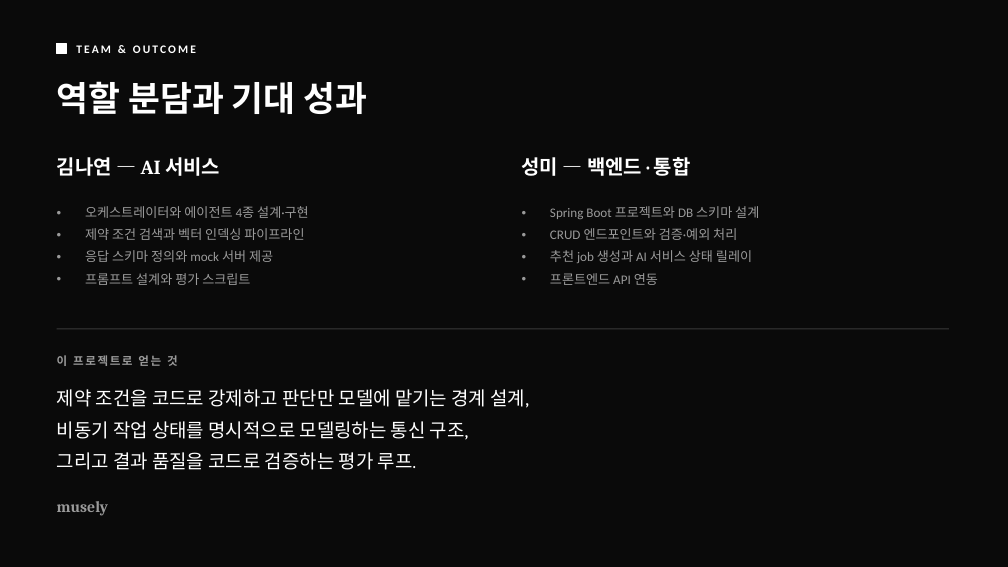
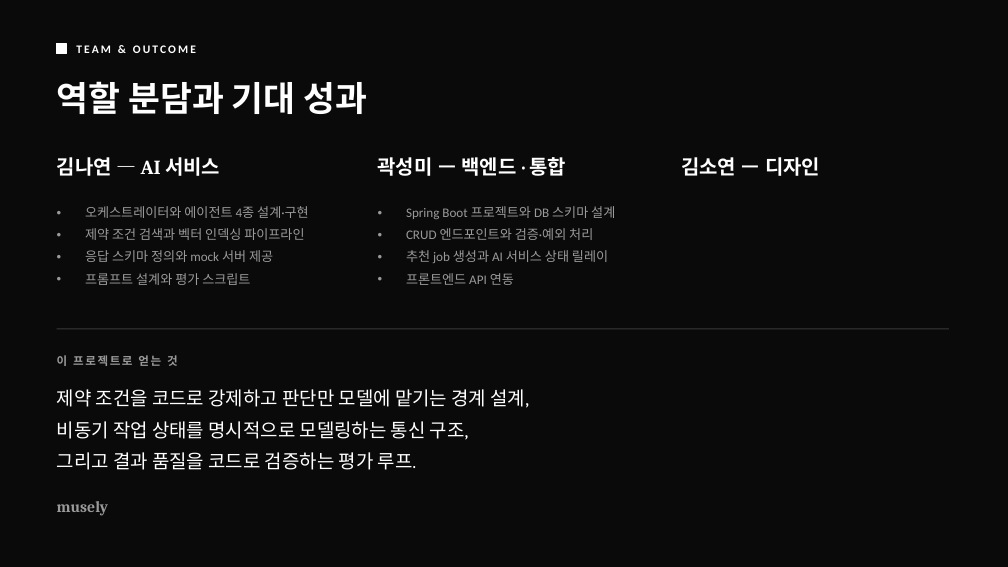
Before and after one commit to taeri3439/musely, a slide deck: slide 19 of docs/musely_기획.pptx. Drawn at 1008x567 pixels with LibreOffice and Linux fonts; fonts in the diff are those of the drawing. Boxes give left, top, right and bottom in pixels: in the first picture for what was removed or moved away, otherwise in the second. Text is boxed around its words. In the diff, an @@ line names an element or a change of style, - is before the commit and + after.

```diff
--- a/docs/musely_기획.pptx
+++ b/docs/musely_기획.pptx
@@ text at <box>378,157,566,176</box>: text changed @@
-성미 — 백엔드 · 통합
+곽성미 — 백엔드 · 통합
@@ text added at <box>681,157,820,176</box>, 19 pt, text #FFFFFF, bold @@
+김소연 — 디자인
@@ text "Spring Boot 프로젝트와 DB 스키마 ...": place and size @@
-text "Spring Boot 프로젝트와 DB 스키마 ..." at <box>550,206,759,285</box>
+text "Spring Boot 프로젝트와 DB 스키마 ..." at <box>406,206,615,285</box>
```
Also in this commit, not shown: 14 other files.
